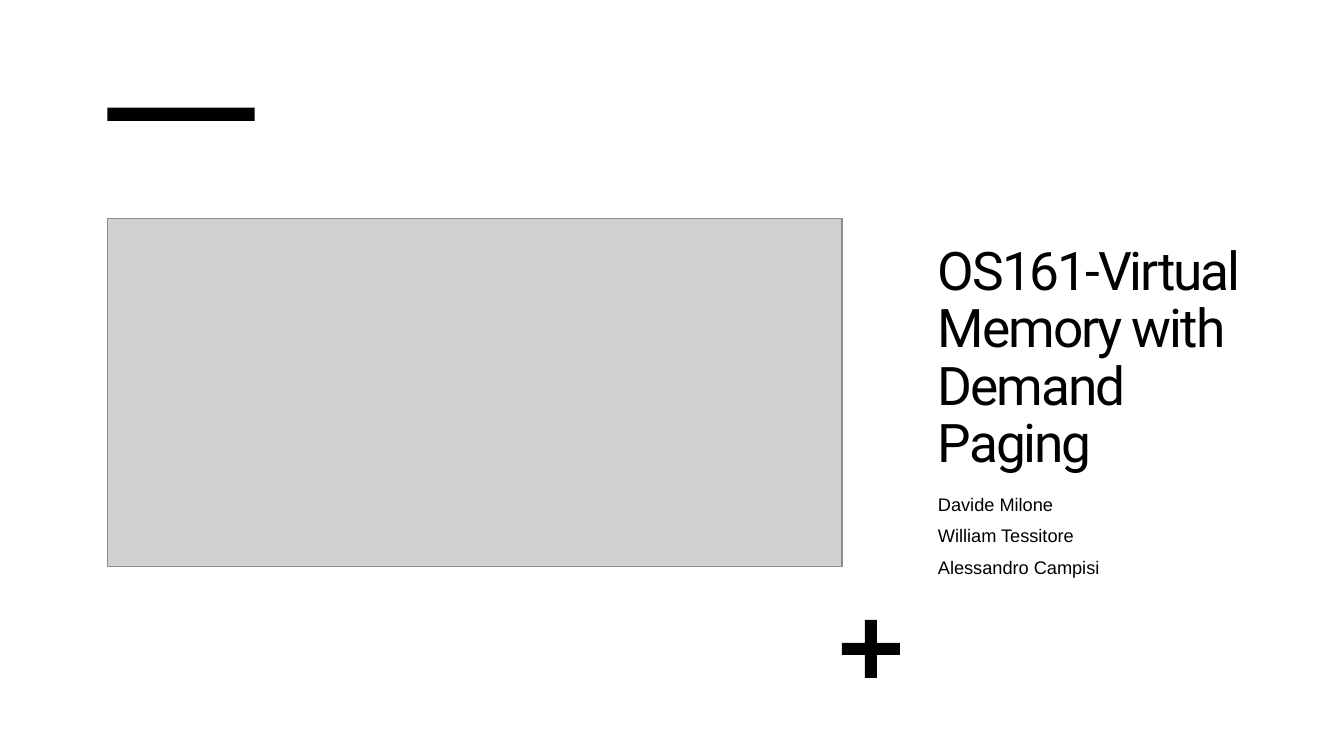
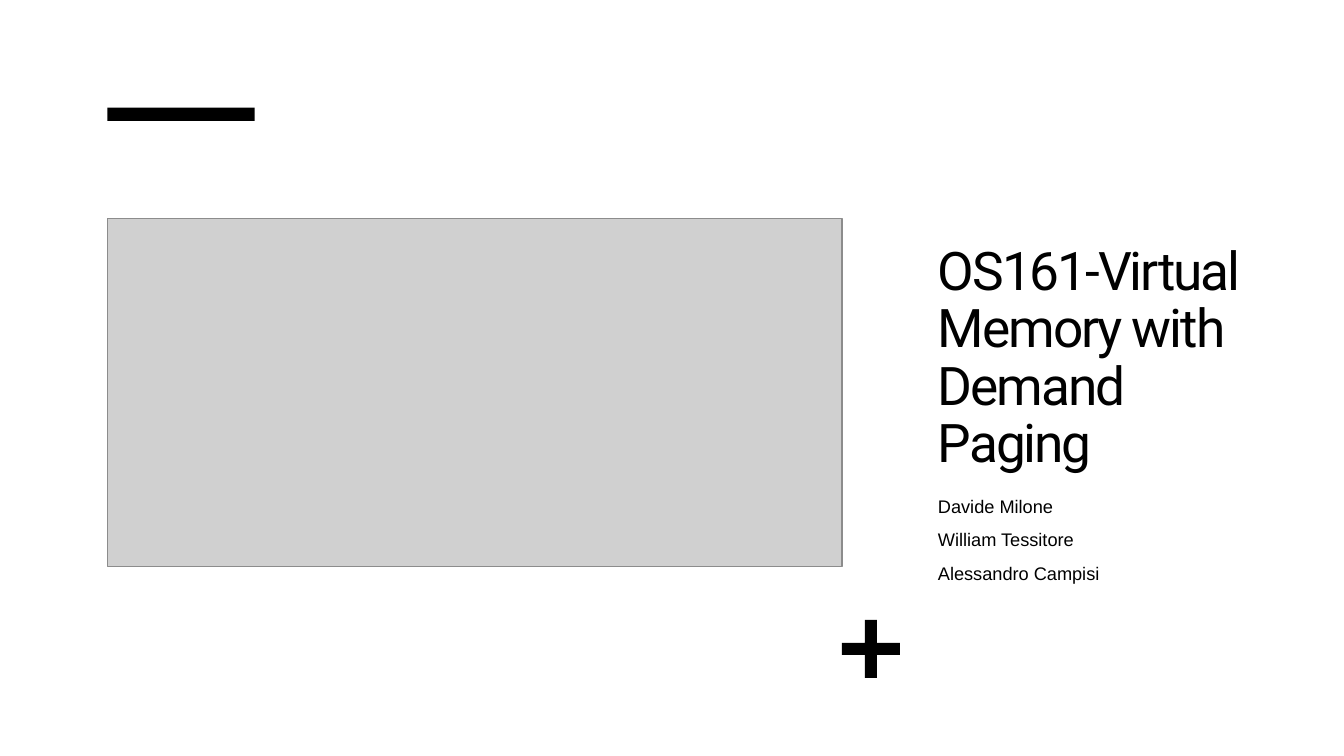
Before and after one commit to Davide619/OS161, a slide deck: slide 1 of Presentazione Progetto OS161.pptx. Drawn at 1344x756 pixels with LibreOffice and Linux fonts; fonts in the diff are those of the drawing; grey boxes stand for pictures. Boxes give left, top, right and bottom in pixels: in the first picture for what was removed or moved away, otherwise in the second. Text is boxed around its words. In the diff, an @@ line names an element or a change of style, - is before the commit and + after.

```diff
--- a/Presentazione Progetto OS161.pptx
+++ b/Presentazione Progetto OS161.pptx
@@ subtitle "Davide Milone" at [938,499,1100,584]: line spacing 0.8 to 0.9 @@
```
Also in this commit, not shown: 2 other slides changed.
